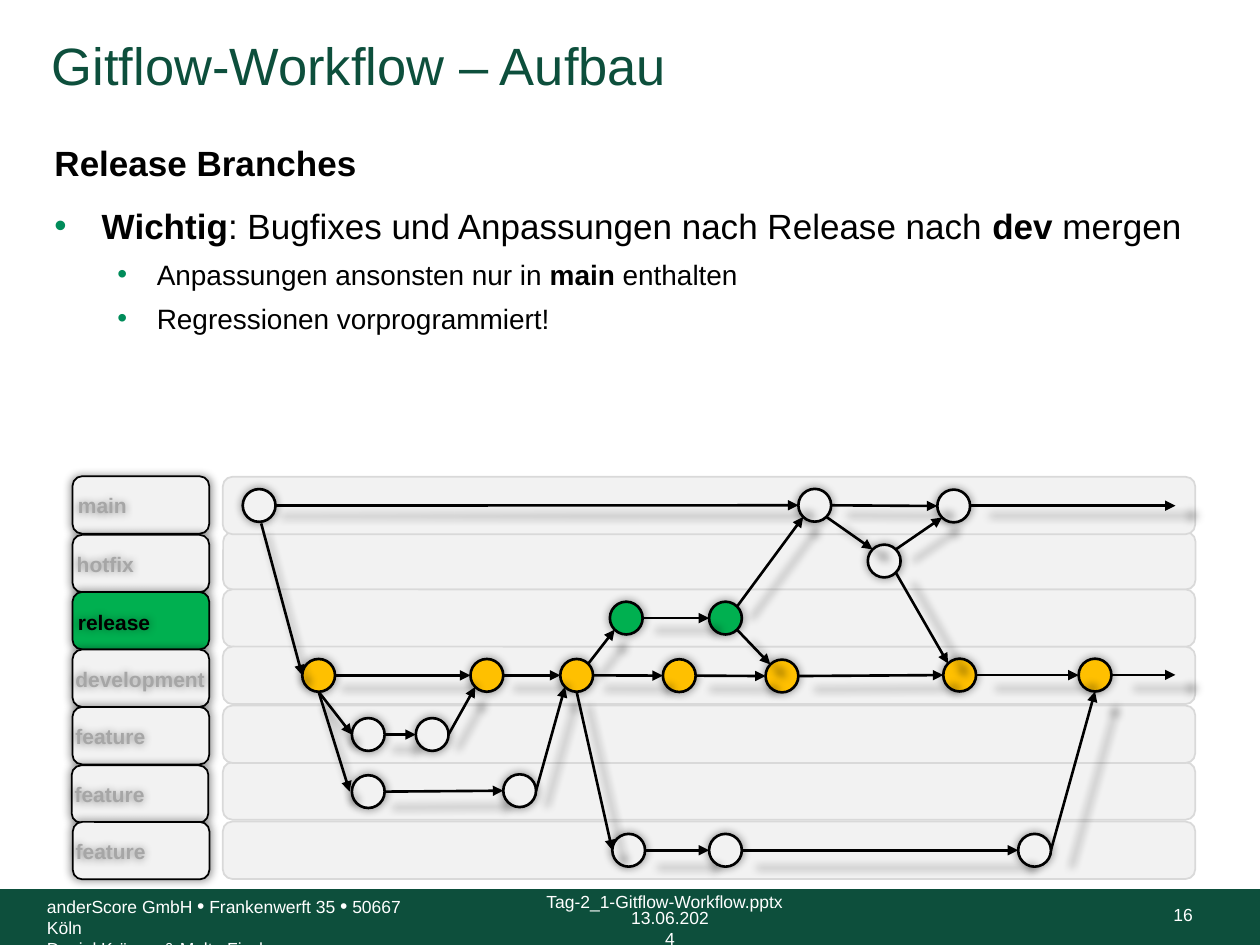
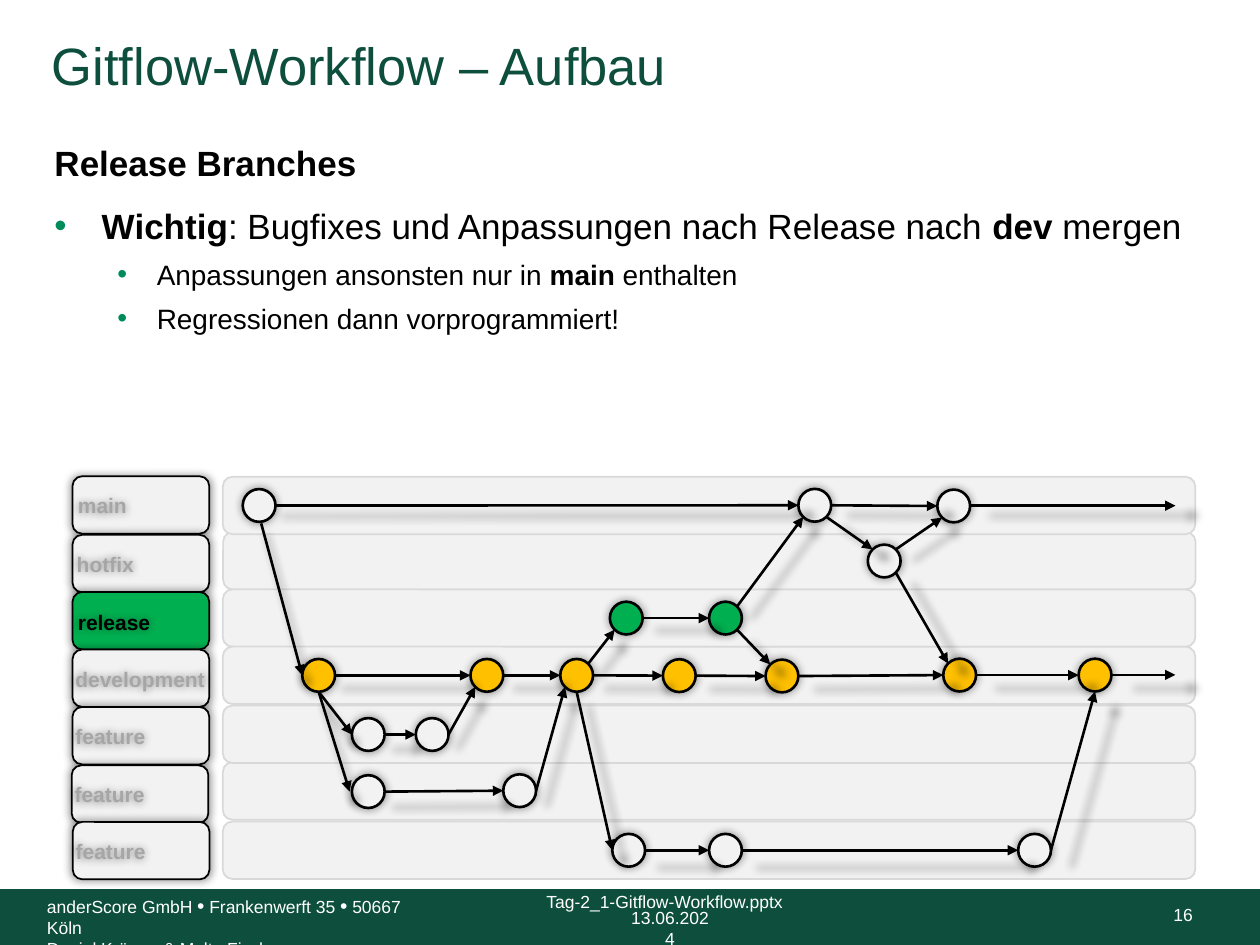
Before and after one commit to anderscore-gmbh/gitlab, a slide deck: slide 16 of slides/Tag-2_1-Gitflow-Workflow.pptx. Drawn at 1260x945 pixels with LibreOffice and Linux fonts; fonts in the diff are those of the drawing; background and template pictures are left out. Boxes give left, top, right and bottom in pixels: in the first picture for what was removed or moved away, otherwise in the second. Text is boxed around its words. In the diff, an @@ line names an element or a change of style, - is before the commit and + after.

Commit message:
Updated git and workflow slides

```diff
--- a/slides/Tag-2_1-Gitflow-Workflow.pptx
+++ b/slides/Tag-2_1-Gitflow-Workflow.pptx
@@ text at <box>157,308,619,334</box>: text changed @@
-  • Regressionen vorprogrammiert!
+  • Regressionen dann vorprogrammiert!
```
Also in this commit, not shown: 4 other slides changed, 5 other files.
